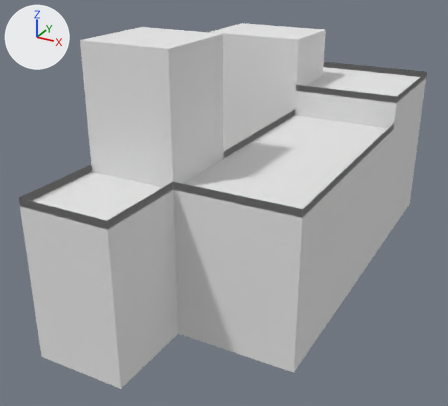
Renders of the Blender file Assets/3DModel/3D.blend from each side of a commit.
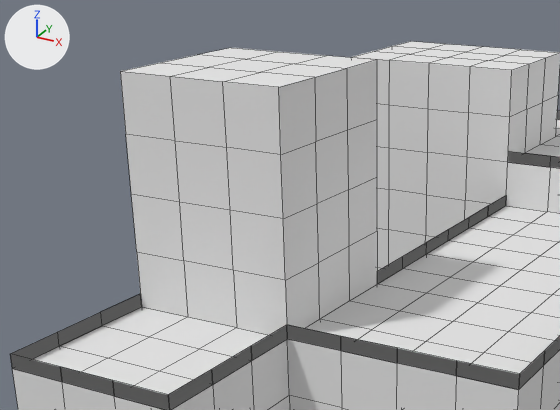
Old and new are each drawn whole from a 50 mm lens placed at (33.8, -81.7, 47.4), pointed at (-6.0, -9.4, 11.3) and again close up on the part from 3% to 73% of the width and 0% to 56% of the height. Lighting does not change. The marker at upper left points along +X, +Y and +Z. The close-ups show mesh edges as thin lines.

The older version as bpy lines, for what is in view:
```python
me_cube = bpy.data.meshes.new('Cube')
me_cube.from_pydata(...)  # 842 vertices, 695 faces; spans x -32.0..0.0, y -40.0..28.0, z 0.0..36.0
me_cube.materials.append(mat_material)  # its picture is missing
ob_cube = bpy.data.objects.new('Cube', me_cube)
ob_cube.location = (12.66, 1.64, 0.0)
```
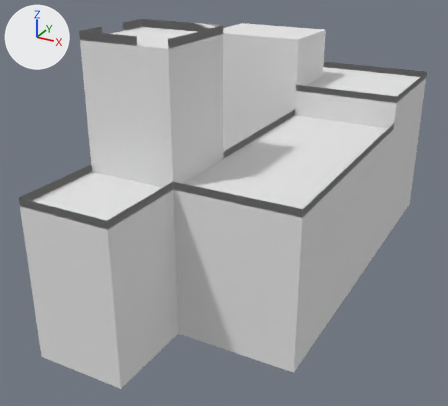
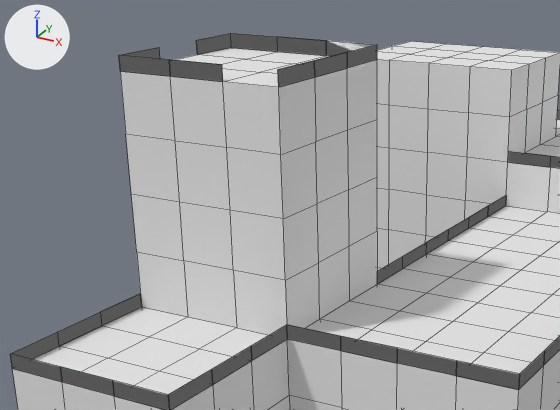
Edits to the scene script, one JSON object a line:
```json
{"block": "me_cube", "where": "me_cube.from_pydata(...)  # 842 vertices, 695 faces; spans x -32.0..0.0, y -40.0..28.0, z 0.0..36.0"}
{"block": "me_cube", "where": "# used by ob_cube; location = (12.66, 1.64, 0.0)"}
{"block": "me_cube", "change": "me_cube part 1: the loose piece of 4 vertices spanning x -16.0..-12.0, y -28.0, z 20.0..21.0 is copied, and the copy is moved by (-8.0, 0.0, 16.0); it spans x -24.0..-20.0, y -28.0, z 36.0..37.0"}
{"block": "me_cube", "change": "me_cube part 2: the loose piece of 4 vertices spanning x -16.0..-12.0, y -28.0, z 20.0..21.0 is copied, and the copy is moved by (-12.0, 0.0, 16.0); it spans x -28.0..-24.0, y -28.0, z 36.0..37.0"}
{"block": "me_cube", "change": "me_cube part 3: the loose piece of 4 vertices spanning x -16.0, y -32.0..-28.0, z 20.0..21.0 is copied, and the copy is moved by (0.0, 4.0, 16.0); it spans x -16.0, y -28.0..-24.0, z 36.0..37.0"}
{"block": "me_cube", "change": "me_cube part 4: the loose piece of 4 vertices spanning x -16.0, y -16.0..-12.0, z 20.0..21.0 is copied, and the copy is moved by (0.0, -8.0, 16.0); it spans x -16.0, y -24.0..-20.0, z 36.0..37.0"}
{"block": "me_cube", "change": "me_cube part 5: the loose piece of 4 vertices spanning x -16.0, y -16.0..-12.0, z 20.0..21.0 is copied, and the copy is moved by (0.0, -4.0, 16.0); it spans x -16.0, y -20.0..-16.0, z 36.0..37.0"}
{"block": "me_cube", "change": "me_cube part 6: the loose piece of 4 vertices spanning x -16.0..-12.0, y -28.0, z 20.0..21.0 is copied, and the copy is moved by (-4.0, 12.0, 16.0); it spans x -20.0..-16.0, y -16.0, z 36.0..37.0"}
{"block": "me_cube", "change": "me_cube part 7: the loose piece of 4 vertices spanning x -16.0..-12.0, y -28.0, z 20.0..21.0 is copied, and the copy is moved by (-8.0, 12.0, 16.0); it spans x -24.0..-20.0, y -16.0, z 36.0..37.0"}
{"block": "me_cube", "change": "me_cube part 8: the loose piece of 4 vertices spanning x -16.0..-12.0, y -28.0, z 20.0..21.0 is copied, and the copy is moved by (-12.0, 12.0, 16.0); it spans x -28.0..-24.0, y -16.0, z 36.0..37.0"}
{"block": "me_cube", "change": "me_cube part 9: the loose piece of 4 vertices spanning x -28.0, y -32.0..-28.0, z 20.0..21.0 is copied, and the copy is moved by (0.0, 12.0, 16.0); it spans x -28.0, y -20.0..-16.0, z 36.0..37.0"}
{"block": "me_cube", "change": "me_cube part 10: the loose piece of 4 vertices spanning x -28.0, y -32.0..-28.0, z 20.0..21.0 is copied, and the copy is moved by (0.0, 4.0, 16.0); it spans x -28.0, y -28.0..-24.0, z 36.0..37.0"}
```

Location of each change, (x1, y1, x2, y2) in pixels of the close-ups (560 x 410 px):
```json
{"object": "Cube", "change": "reshaped", "before": [10, 41, 560, 410], "after": [10, 33, 560, 410]}
{"part": 1, "of": "me_cube", "change": "added", "after": [169, 60, 223, 81]}
{"part": 2, "of": "me_cube", "change": "added", "after": [119, 55, 170, 76]}
{"part": 3, "of": "me_cube", "change": "added", "after": [278, 61, 314, 87]}
{"part": 4, "of": "me_cube", "change": "added", "after": [314, 52, 347, 77]}
{"part": 5, "of": "me_cube", "change": "added", "after": [347, 45, 377, 68]}
{"part": 6, "of": "me_cube", "change": "added", "after": [326, 41, 377, 56]}
{"part": 7, "of": "me_cube", "change": "added", "after": [277, 37, 326, 55]}
{"part": 8, "of": "me_cube", "change": "added", "after": [231, 33, 278, 51]}
{"part": 9, "of": "me_cube", "change": "added", "after": [197, 33, 231, 55]}
{"part": 10, "of": "me_cube", "change": "added", "after": [121, 47, 160, 59]}
```
